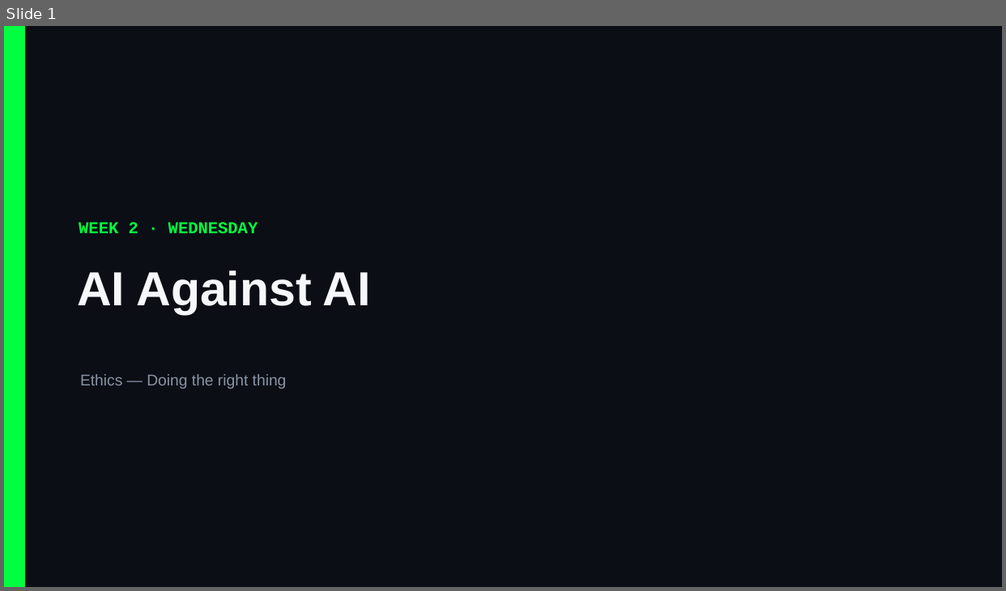
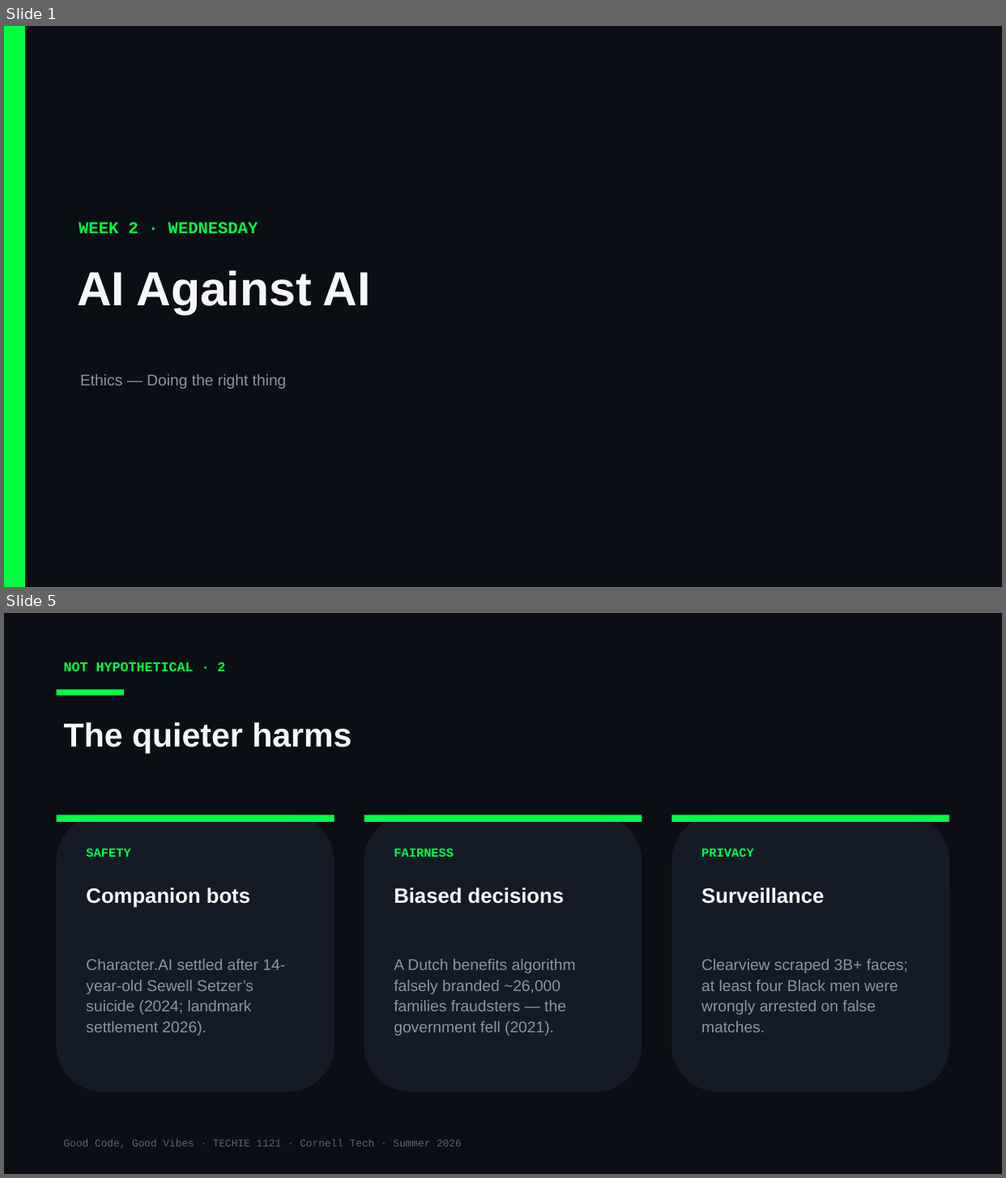
Before and after one commit to Cornell-Tech-Vibe-Coding-Summer-2026/website, a slide deck: slides/Week2-Wed-AI-Against-AI.pptx. Shown one above the other, each under a label of ours: slide 1 before the commit, slides 1 and 5 after it; the slides between them are not shown. The pictures are 1006x591 and 1006x1178 pixels, drawn with LibreOffice and Linux fonts; fonts in the diff are those of the drawing. Boxes give left, top, right and bottom in pixels: in the first picture for what was removed or moved away, otherwise in the second. Text is boxed around its words. In the diff, an @@ line names an element or a change of style, - is before the commit and + after.

```diff
--- a/slides/Week2-Wed-AI-Against-AI.pptx
+++ b/slides/Week2-Wed-AI-Against-AI.pptx
@@ slide 5 added at (x1=4, y1=613, x2=1002, y2=1174), background #0B0E14 @@
@@ text added at (x1=64, y1=662, x2=225, y2=671), 13 pt, text #00FF41, bold @@
+NOT HYPOTHETICAL · 2
@@ rectangle added at (x1=57, y1=689, x2=124, y2=696), fill #00FF41 @@
@@ text added at (x1=64, y1=722, x2=351, y2=754), 32 pt, text #F5F7FA, bold @@
+The quieter harms
@@ rounded rectangle added at (x1=57, y1=815, x2=334, y2=1093), fill #151B26 @@
@@ rectangle added at (x1=57, y1=815, x2=334, y2=822), fill #00FF41 @@
@@ rounded rectangle added at (x1=364, y1=815, x2=641, y2=1093), fill #151B26 @@
@@ rectangle added at (x1=364, y1=815, x2=641, y2=822), fill #00FF41 @@
@@ rounded rectangle added at (x1=671, y1=815, x2=949, y2=1093), fill #151B26 @@
@@ rectangle added at (x1=671, y1=815, x2=949, y2=822), fill #00FF41 @@
@@ text added at (x1=86, y1=848, x2=130, y2=857), 12 pt, text #00FF41, bold @@
+SAFETY
@@ text added at (x1=394, y1=848, x2=454, y2=857), 12 pt, text #00FF41, bold @@
+FAIRNESS
@@ text added at (x1=701, y1=848, x2=754, y2=857), 12 pt, text #00FF41, bold @@
+PRIVACY
@@ text added at (x1=86, y1=888, x2=250, y2=908), 20 pt, text #F5F7FA, bold @@
+Companion bots
@@ text added at (x1=394, y1=888, x2=564, y2=904), 20 pt, text #F5F7FA, bold @@
+Biased decisions
@@ text added at (x1=701, y1=888, x2=824, y2=904), 20 pt, text #F5F7FA, bold @@
+Surveillance
@@ text added at (x1=86, y1=959, x2=285, y2=1036), 15 pt, text #8A94A6 @@
+Character.AI settled after 14-year-old Sewell Setzer’s suicide (2024; landmark settlement 2026).
@@ text added at (x1=394, y1=959, x2=576, y2=1036), 15 pt, text #8A94A6 @@
+A Dutch benefits algorithm falsely branded ~26,000 families fraudsters — the government fell (2021).
@@ text added at (x1=701, y1=959, x2=908, y2=1033), 15 pt, text #8A94A6 @@
+Clearview scraped 3B+ faces; at least four Black men were wrongly arrested on false matches.
@@ text added at (x1=64, y1=1139, x2=462, y2=1148), 10 pt, text #5A6474 @@
+Good Code, Good Vibes · TECHIE 1121 · Cornell Tech · Summer 2026
```
Also in this commit, not shown: 3 slides changed, 5 other slides added, 1 slide removed, 2 other files.
